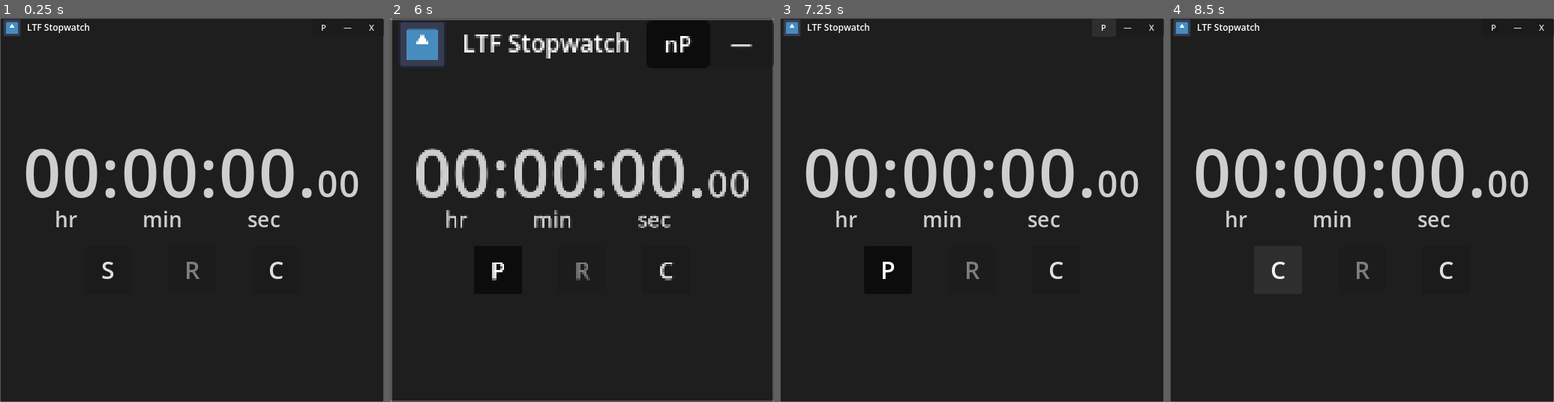
Above: before the commit, frames 1-4 (left to right).
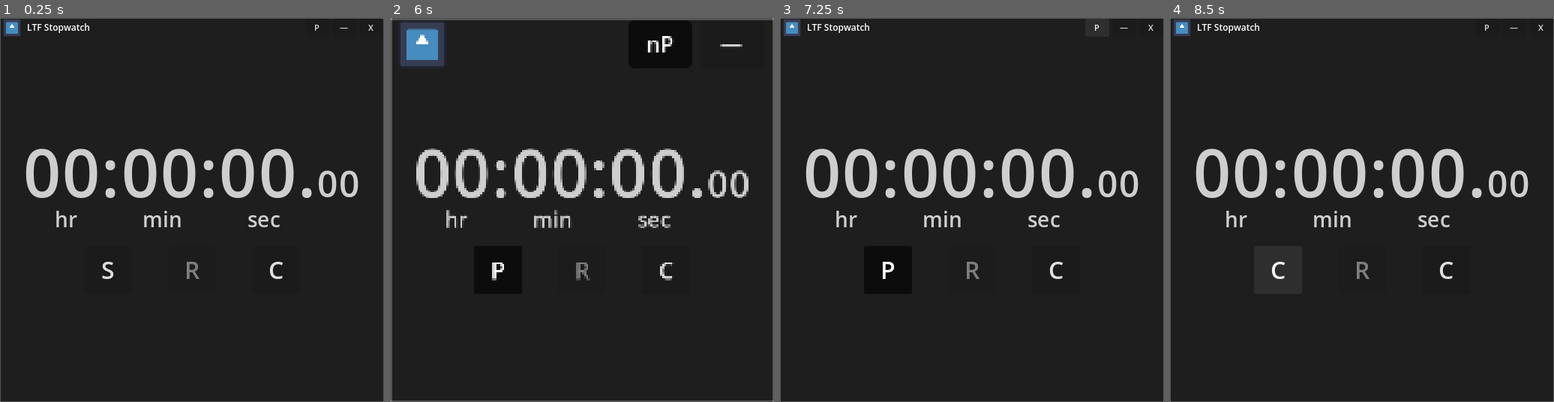
Above: after the commit, the same moments.

Repository: LiteFeather1/ltf-stopwatch
Game: Godot game, scene res://main.tscn
The game is run twice, just before and just after one commit, with the same random seed, the same clock (stepped at 60 frames per second) and the same inputs. The engine's default icon, where the game draws it, is replaced by a stand-in: a white triangle on a blue panel in a dark square.
Inputs:
- Up to frame 1 (0.25 s): no input
- Up to frame 2 (6 s): click "P" at 0.5 s; click "nP" at 1.25 s; click "—" at 2 s; click "S" at 2.75 s; click "P" at 3.5 s; click "C" at 4.25 s; click "C" at 5 s; click "P" at 5.75 s
- Up to frame 3 (7.25 s): click "nP" at 6.5 s
- Up to frame 4 (8.5 s): click "—" at 7.25 s; click "P" at 8 s

The runs differ from the first frame. In frame 1, less than 0.1% of the frame differs, in the area x 82-100%, y 0-5%; in frame 2, 1.5%, in the area x 19-100%, y 1-13%; in frame 3, less than 0.1%; in frame 4, less than 0.1%.

Commit message:
Fixed the separation of the buttons

Diff:
--- a/scenes/chrome.tscn
+++ b/scenes/chrome.tscn
@@ -48,12 +48,20 @@
 toggle_mode = true
 text = "P"
 
+[node name="VSeparator" type="VSeparator" parent="hbc_buttons"]
+layout_mode = 2
+theme_override_constants/separation = 4
+
 [node name="b_minimise_window" type="Button" parent="hbc_buttons"]
 custom_minimum_size = Vector2(32, 0)
 layout_mode = 2
 focus_mode = 0
 theme_override_font_sizes/font_size = 11
 text = "—"
+
+[node name="VSeparator2" type="VSeparator" parent="hbc_buttons"]
+layout_mode = 2
+theme_override_constants/separation = 4
 
 [node name="b_close_window" type="Button" parent="hbc_buttons"]
 custom_minimum_size = Vector2(32, 0)
@@ -62,9 +70,9 @@
 theme_override_font_sizes/font_size = 11
 text = "X"
 
-[node name="VSeparator" type="VSeparator" parent="hbc_buttons"]
+[node name="VSeparator3" type="VSeparator" parent="hbc_buttons"]
 layout_mode = 2
-theme_override_constants/separation = -2
+theme_override_constants/separation = 1
 
 [connection signal="gui_input" from="." to="." method="_on_chrome_gui_input"]
 [connection signal="toggled" from="hbc_buttons/b_pin" to="." method="_toggle_always_on_top"]
